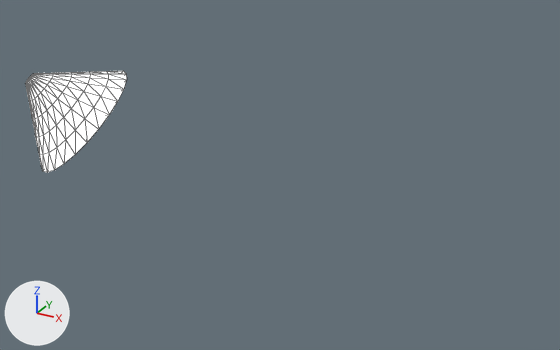
A saved change to the OBJ model NorfolkVizApp/depends/models/F03.obj.
One viewpoint serves both versions: a 50 mm lens placed at (247.0, -550.0, 3.0), pointed at (21.0, -139.0, -203.0). Arrows for +X, +Y and +Z are at lower left; the lights stay in place. Mesh edges are drawn as thin lines. Where no turn or scale is listed for an object, it has been applied to the vertices.

In view in the first picture: 'F03'.
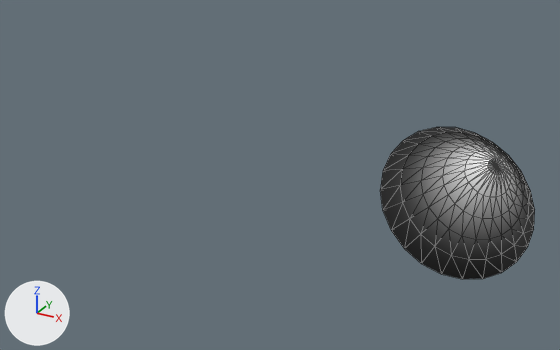
Boxes (x1, y1, x2, y2) around the edits, measured in the pictures (560 x 350 px):
'F03', surface changed, mesh mirrored
    before: (26, 71, 127, 172)
    after: (380, 127, 535, 279)

Edits to the bpy script that builds the scene:
```text
Change mat_17___default:
    remove mat_17___default.emission_strength = 1.0
Change me_f03:
    where me_f03.from_pydata(...)  # 146 vertices, 288 faces; spans x -182.8..-100.9, y -185.3..-103.2, z -224.1..-153.1
    used by ob_f03; location = (0.0, 0.0, 0.0)
    me_f03 part 1: the whole mesh is mirrored in x about the mesh origin
```
